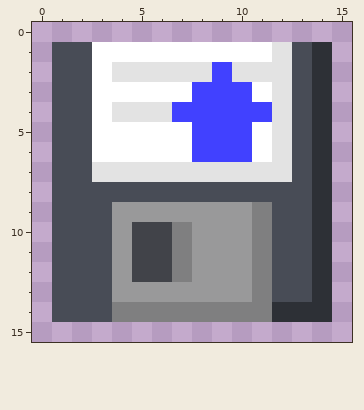
Pixel-art sprite -- public/images/ui/load.png. The first picture shows the starting point.
The file is 32x32 pixels, drawn in blocks of 2x2; one block is one cell here. Colours within 5 levels of each other are drawn and written as one.
After the commit:
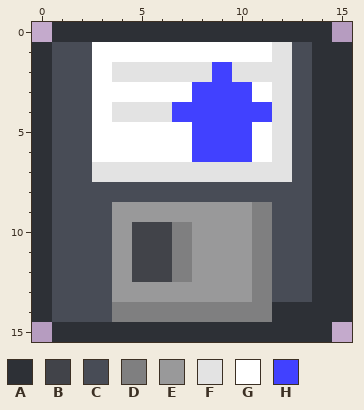
Palette (. is transparent): A #2d3036  B #414349  C #484c56  D #7f7f80  E #99999a  F #e3e3e3  G #ffffff  H #4141ff
Diff:
@@ x 0..15 @@
- 0 ................
- 1 .CCGGGGGGGGGFCA.
- 2 .CCGFFFFFHFFFCA.
- 3 .CCGGGGGHHHGFCA.
- 4 .CCGFFFHHHHHFCA.
- 5 .CCGGGGGHHHGFCA.
- 6 .CCGGGGGHHHGFCA.
- 7 .CCFFFFFFFFFFCA.
- 8 .CCCCCCCCCCCCCA.
- 9 .CCCEEEEEEEDCCA.
-10 .CCCEBBDEEEDCCA.
-11 .CCCEBBDEEEDCCA.
-12 .CCCEBBDEEEDCCA.
-13 .CCCEEEEEEEDCCA.
-14 .CCCDDDDDDDDAAA.
-15 ................
+ 0 .AAAAAAAAAAAAAA.
+ 1 ACCGGGGGGGGGFCAA
+ 2 ACCGFFFFFHFFFCAA
+ 3 ACCGGGGGHHHGFCAA
+ 4 ACCGFFFHHHHHFCAA
+ 5 ACCGGGGGHHHGFCAA
+ 6 ACCGGGGGHHHGFCAA
+ 7 ACCFFFFFFFFFFCAA
+ 8 ACCCCCCCCCCCCCAA
+ 9 ACCCEEEEEEEDCCAA
+10 ACCCEBBDEEEDCCAA
+11 ACCCEBBDEEEDCCAA
+12 ACCCEBBDEEEDCCAA
+13 ACCCEEEEEEEDCCAA
+14 ACCCDDDDDDDDAAAA
+15 .AAAAAAAAAAAAAA.
Where, in picture pixels (left, top, right, bottom), the same in both pictures:
added: (32, 22, 352, 342)
